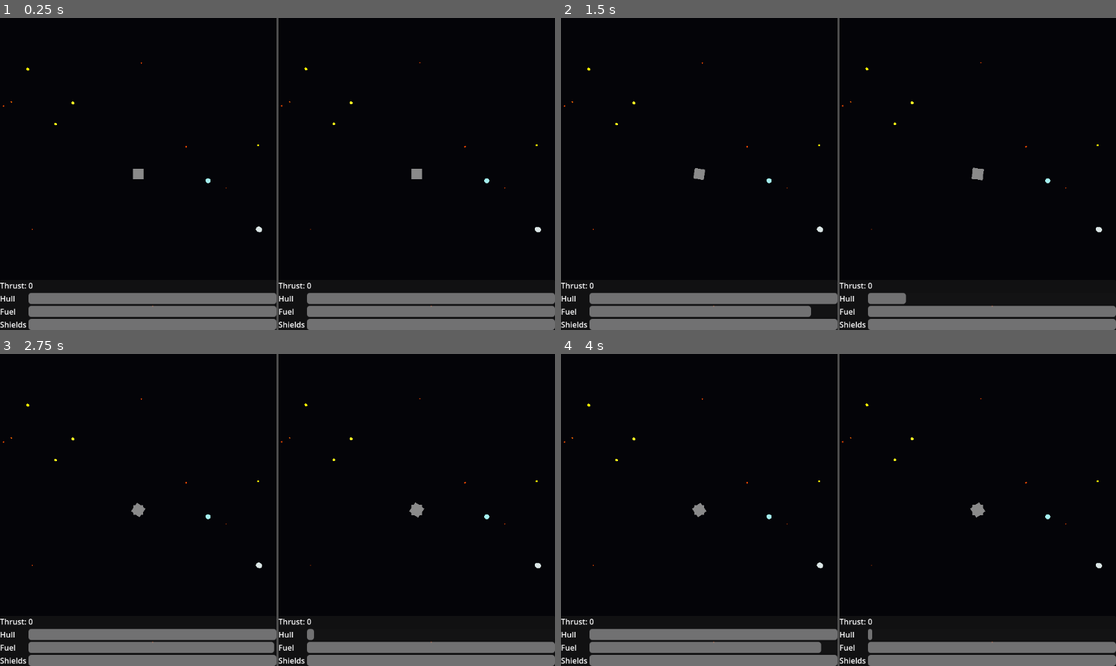
Above: before the commit, frames 1-4 (two rows, left to right).
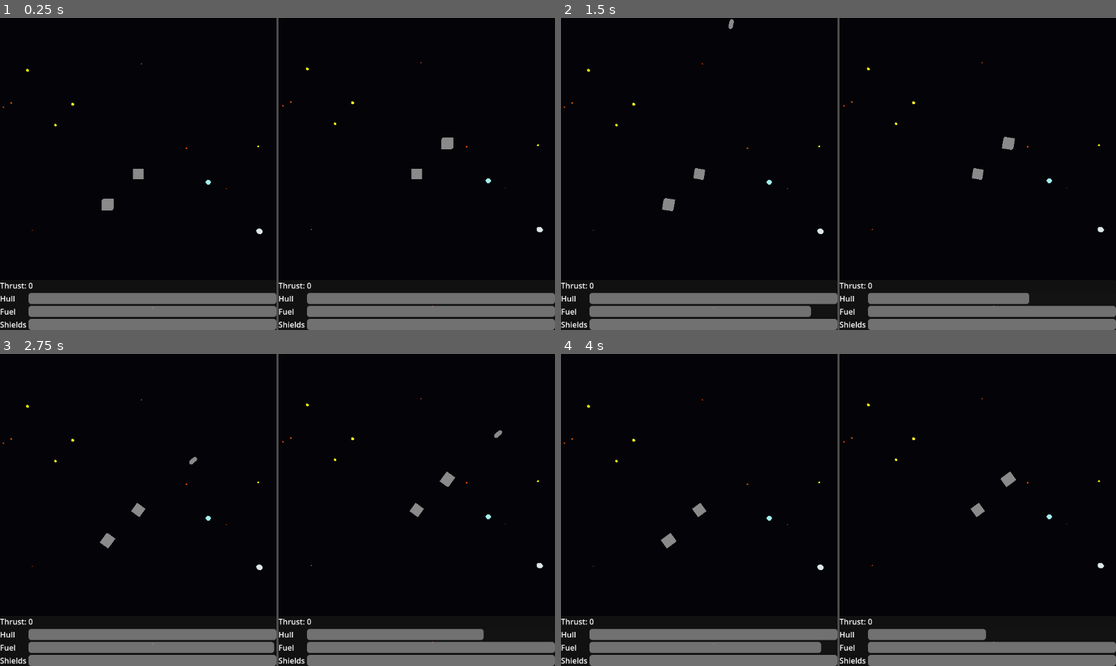
Above: after the commit, the same moments.

Repository: the-alex-g/NewSpaceGame
Game: Godot game, scene res://main/main.tscn
Two runs of this game, one before a commit and one after it. Both use one fixed random seed, a clock stepped at 60 frames per second and the inputs below.
Inputs (mouse positions are in pixels of both pictures, inside the frame that each line leads up to):
- Up to frame 1 (0.25 s): no input
- Up to frame 2 (1.5 s): tap Enter at 0.5 s; move the mouse to (960, 158) at 0.52 s; hold D (right) 0.53-1.28 s; hold W (fire_phaser, bound only before the commit) 0.53-1.28 s; tap Space (fire_missile, bound only before the commit) at 0.6 s; click (960, 158) at 0.67 s; move the mouse to (727, 189) at 1.27 s; hold A (left) from 1.28 s (still down); tap W (fire_phaser, bound only before the commit) at 1.35 s
- Up to frame 3 (2.75 s): tap S (toggle_shields, bound only before the commit) at 1.55, 2.1 s; move the mouse to (333, 441) at 2.02 s; release A (left) at 2.03 s; hold D (right) from 2.03 s (still down); tap Space (fire_missile, bound only before the commit) at 2.3 s
- Up to frame 4 (4 s): move the mouse to (810, 572) at 2.77 s; release D (right) at 2.78 s; hold Q (decrease_thrust, bound only before the commit) 2.78-3.53 s; tap Space (fire_missile, bound only before the commit) at 2.85 s; click (810, 572) at 2.92 s; tap W (fire_phaser, bound only before the commit) at 3.05 s; move the mouse to (1005, 556) at 3.52 s; hold A (left) from 3.53 s (still down); hold W (fire_phaser, bound only before the commit) from 3.53 s (still down); tap S (toggle_shields, bound only before the commit) at 3.8 s

The runs differ from the first frame. In frame 1, 0.3% of the frame differs, in the area x 0-98%, y 14-94%; in frame 2, 1.2%; in frame 3, 1.5%; in frame 4, 1.1%.

Commit message:
Add multi-player gamepad controls

Diff:
--- a/project/player/player.gd
+++ b/project/player/player.gd
@@ -12,8 +12,8 @@
 var index := 0
 var _thrust := 0 :
 	set(value):
-		if value < 0.0:
-			_thrust = 0.0
+		if value < 0:
+			_thrust = 0
 		elif value > max_thrust:
 			_thrust = max_thrust
 		else:
@@ -79,24 +79,21 @@
 func _physics_process(delta: float) -> void:
 	_calculate_fuel(delta)
 
-	if not _shields_up:
-		shield_health += shield_recovery_rate * delta
+	shield_health += shield_recovery_rate * delta * (0.5 if _shields_up else 1.0)
 
-	if index != 0:
-		return
-
-	if Input.is_action_just_pressed("increase_thrust"):
+	if Input.is_action_just_pressed("increase_thrust_%d" % index):
 		_thrust += 1
-	if Input.is_action_just_pressed("decrease_thrust"):
+	if Input.is_action_just_pressed("decrease_thrust_%d" % index):
 		_thrust -= 1
-	if Input.is_action_just_pressed("toggle_shields"):
+	if Input.is_action_just_pressed("toggle_shields_%d" % index):
 		_shields_up = not _shields_up
-	if Input.is_action_just_pressed("fire_missile") and _can_fire_missiles:
+	if Input.is_action_just_pressed("fire_missile_%d" % index) and _can_fire_missiles:
 		_fire_missile()
-	if Input.is_action_pressed("fire_phaser") and _can_fire_phasers:
+	if Input.is_action_pressed("fire_phaser_%d" % index) and _can_fire_phasers:
 		_fire_phaser()
 
-	var turning := Input.get_axis("right", "left")
+	var turning := -Input.get_joy_axis(index, JOY_AXIS_LEFT_X) + \
+		Input.get_axis("right", "left")
 	rotate(Vector3.UP, turning * delta * TAU * turn_speed)
 	$Camera3D.global_rotation = Vector3(-PI/2, 0.0, 0.0)
 
@@ -144,6 +141,7 @@
 
 func damage(amount: float) -> void:
 	if _shields_up:
-		shield_health -= amount * shield_percent_absorption
-		amount *= 1.0 - shield_percent_absorption
+		var absorption := minf(shield_health, amount * shield_percent_absorption)
+		shield_health -= absorption
+		amount -= absorption
 	health -= amount
--- a/project/player_display.gd
+++ b/project/player_display.gd
@@ -1,6 +1,14 @@
 extends Control
 
 signal missile_launch_requested(player: Player)
+
+const ACTIONS := {
+	"increase_thrust":JOY_BUTTON_RIGHT_SHOULDER,
+	"decrease_thrust":JOY_BUTTON_LEFT_SHOULDER,
+	"toggle_shields":JOY_BUTTON_A,
+	"fire_phaser":JOY_BUTTON_X,
+	"fire_missile":JOY_BUTTON_Y
+}
 
 var player_index := -1 : set = set_player_index, get = get_player_index
 
@@ -13,10 +21,24 @@
 
 func set_player_index(value: int) -> void:
 	_player.index = value
+	_player.position += Vector3.FORWARD.rotated(Vector3.UP, PI * player_index / 2) * 3
+	_initialize_player_controls(value)
 
 
 func get_player_index() -> int:
 	return _player.index
+
+
+func _initialize_player_controls(index: int) -> void:
+	for action in ACTIONS:
+		var action_name := "%s_%d" % [action, index]
+		if index != 0:
+			InputMap.add_action(action_name)
+			print("adding action ", action_name)
+		var event := InputEventJoypadButton.new()
+		event.button_index = ACTIONS[action]
+		event.device = index
+		InputMap.action_add_event(action_name, event)
 
 
 func _on_player_missile_launch_requested(player: Player) -> void:
--- a/project/project.godot
+++ b/project/project.godot
@@ -27,27 +27,27 @@
 "events": [Object(InputEventKey,"resource_local_to_scene":false,"resource_name":"","device":-1,"window_id":0,"alt_press …(192 unchanged characters)…
 ]
 }
-increase_thrust={
+increase_thrust_0={
 "deadzone": 0.2,
 "events": [Object(InputEventKey,"resource_local_to_scene":false,"resource_name":"","device":-1,"window_id":0,"alt_press …(192 unchanged characters)…
 ]
 }
-decrease_thrust={
+decrease_thrust_0={
 "deadzone": 0.2,
 "events": [Object(InputEventKey,"resource_local_to_scene":false,"resource_name":"","device":-1,"window_id":0,"alt_press …(192 unchanged characters)…
 ]
 }
-toggle_shields={
+toggle_shields_0={
 "deadzone": 0.2,
 "events": [Object(InputEventKey,"resource_local_to_scene":false,"resource_name":"","device":-1,"window_id":0,"alt_press …(192 unchanged characters)…
 ]
 }
-fire_missile={
+fire_missile_0={
 "deadzone": 0.2,
 "events": [Object(InputEventKey,"resource_local_to_scene":false,"resource_name":"","device":-1,"window_id":0,"alt_press …(191 unchanged characters)…
 ]
 }
-fire_phaser={
+fire_phaser_0={
 "deadzone": 0.2,
 "events": [Object(InputEventKey,"resource_local_to_scene":false,"resource_name":"","device":-1,"window_id":0,"alt_press …(192 unchanged characters)…
 ]
